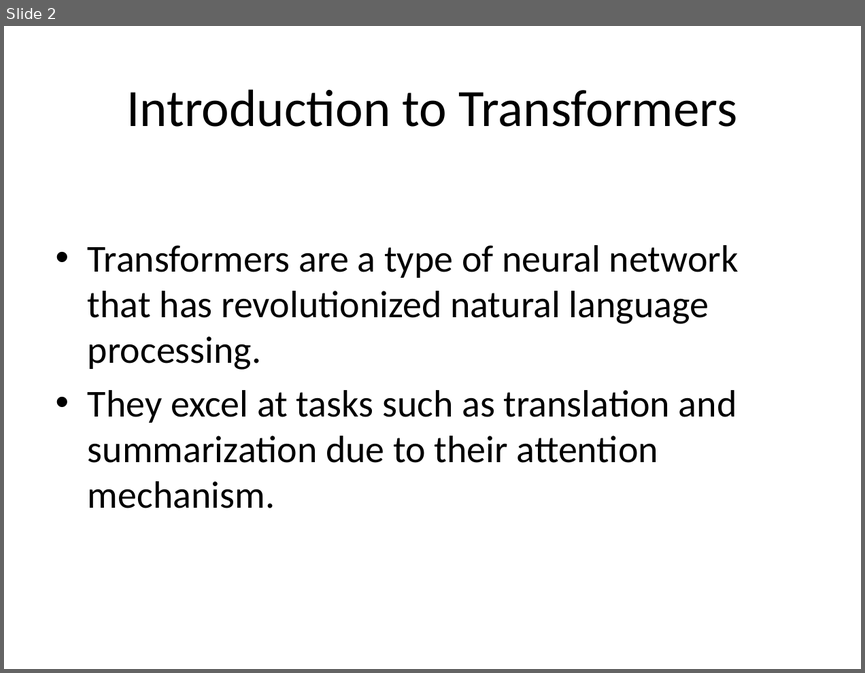
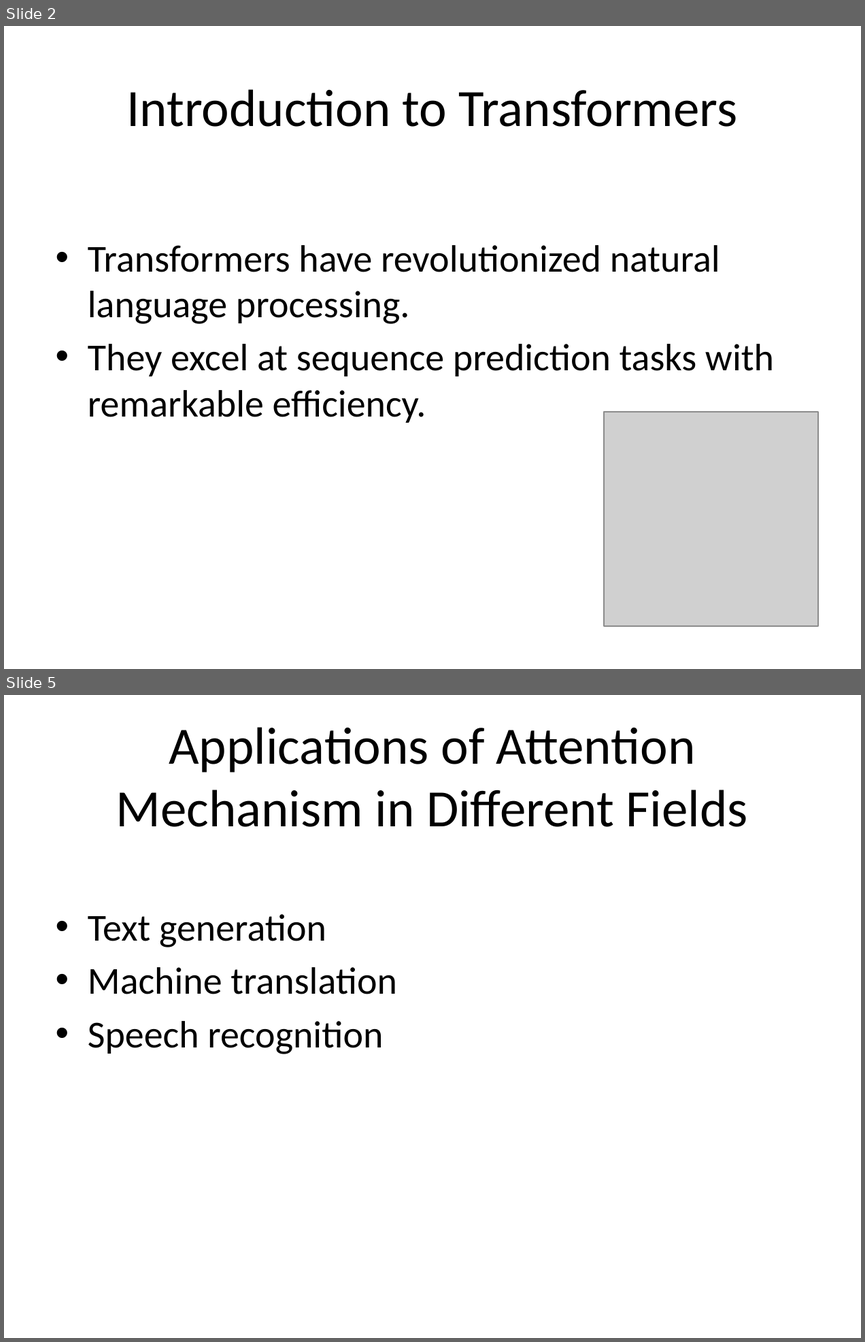
Before and after one commit to Kietnehi/AI-AGENT, a slide deck: backend/slides/presentation_generate_slide_for_explain_arc.pptx. Shown one above the other, each under a label of ours: slide 2 before the commit, slides 2 and 5 after it; the slides between them are not shown. The pictures are 865x673 and 865x1342 pixels, drawn with LibreOffice and Linux fonts; fonts in the diff are those of the drawing; grey boxes stand for pictures. Boxes give left, top, right and bottom in pixels: in the first picture for what was removed or moved away, otherwise in the second. Text is boxed around its words. In the diff, an @@ line names an element or a change of style, - is before the commit and + after.

```diff
--- a/backend/slides/presentation_generate_slide_for_explain_arc.pptx
+++ b/backend/slides/presentation_generate_slide_for_explain_arc.pptx
@@ slide 5 added at (x1=4, y1=695, x2=861, y2=1338), background #FFFFFF @@
@@ title added at (x1=116, y1=727, x2=747, y2=827), 44 pt, text #000000 @@
+Applications of Attention Mechanism in Different Fields
@@ text added at (x1=88, y1=914, x2=397, y2=1054), 32 pt, text #000000 @@
+• Text generation
+• Machine translation
+• Speech recognition
@@ slide 2 changed as well @@
@@ text at (x1=88, y1=245, x2=774, y2=422): text changed @@
-• Transformers are a type of neural network that has revolutionized natural language processing.
-• They excel at tasks such as translation and summarization due to their attention mechanism.
+• Transformers have revolutionized natural language processing.
+• They excel at sequence prediction tasks with remarkable efficiency.
@@ picture added at (x1=604, y1=412, x2=818, y2=626) @@
```
Also in this commit, not shown: 2 other slides changed, 2 other slides added, 3 slides removed, 3 other files.
